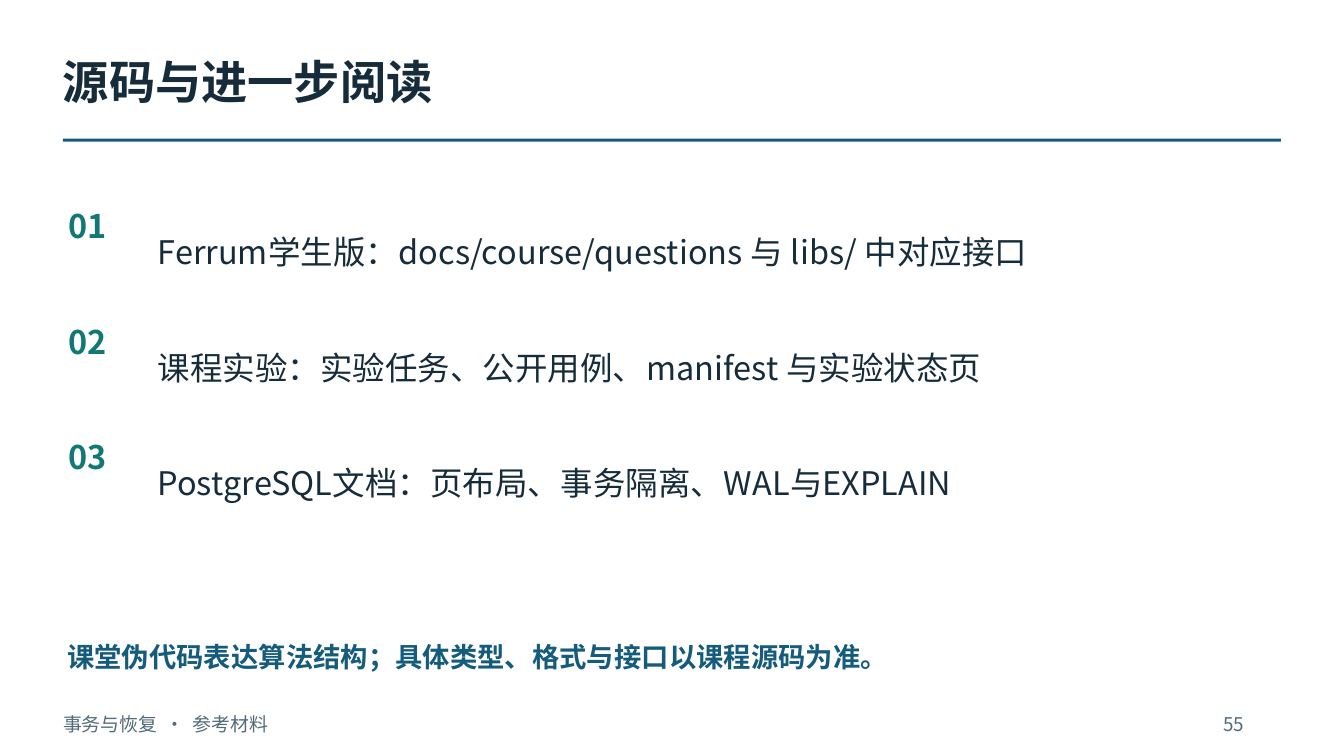
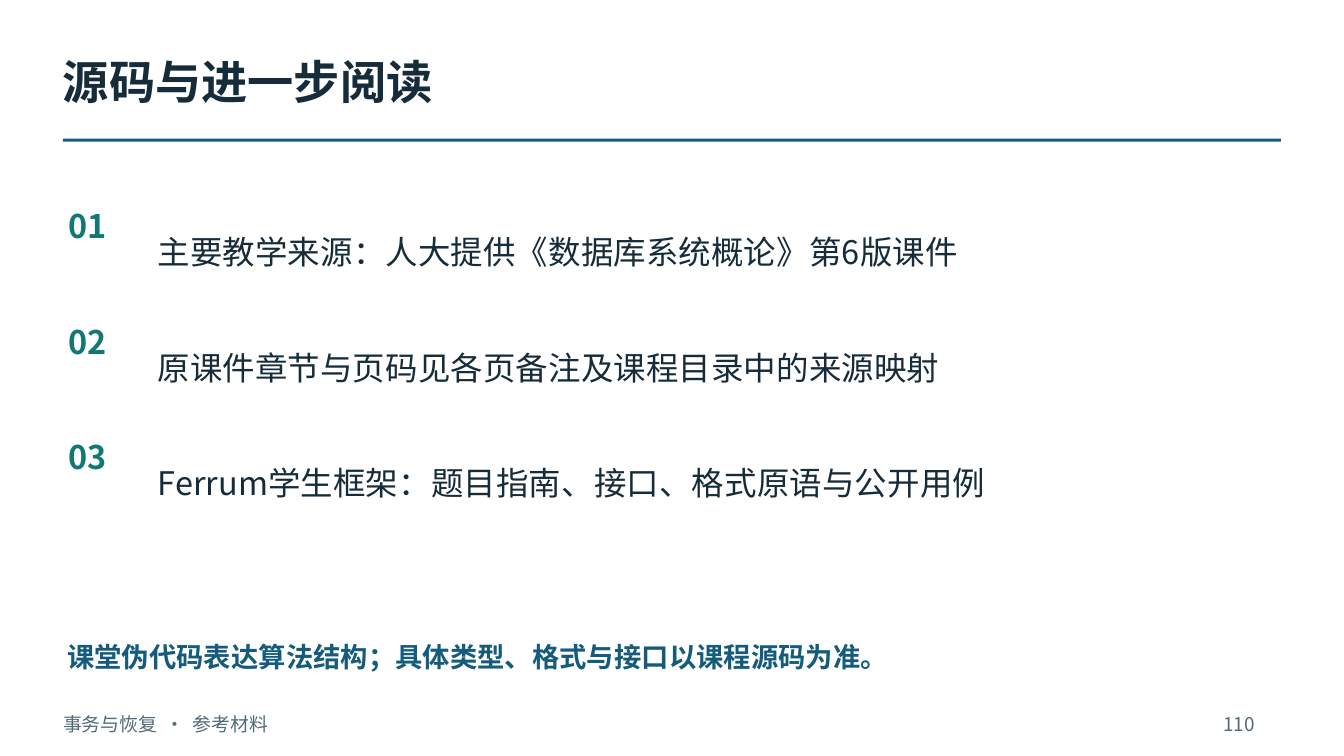
Before and after one commit to intellistream/database-kernel-course-student, a slide deck: slide 110 of 01_课件（第6版）/04_事务与恢复.pptx (slide 55 before the commit). Drawn at 1344x756 pixels with LibreOffice and Linux fonts; fonts in the diff are those of the drawing. Boxes give left, top, right and bottom in pixels: in the first picture for what was removed or moved away, otherwise in the second. Text is boxed around its words. In the diff, an @@ line names an element or a change of style, - is before the commit and + after.

Commit message:
Expand five course modules with textbook mechanisms and worked examples

```diff
--- a/01_课件（第6版）/04_事务与恢复.pptx
+++ b/01_课件（第6版）/04_事务与恢复.pptx
@@ text at bbox=[158, 236, 958, 267]: text changed @@
-Ferrum学生版：docs/course/questions 与 libs/ 中对应接口
+主要教学来源：人大提供《数据库系统概论》第6版课件
@@ text at bbox=[158, 352, 940, 383]: text changed @@
-课程实验：实验任务、公开用例、manifest 与实验状态页
+原课件章节与页码见各页备注及课程目录中的来源映射
@@ text at bbox=[158, 467, 986, 498]: text changed @@
-PostgreSQL文档：页布局、事务隔离、WAL与EXPLAIN
+Ferrum学生框架：题目指南、接口、格式原语与公开用例
@@ text at bbox=[1223, 717, 1254, 731]: text changed @@
-55
+110
```
Also in this commit, not shown: 51 other slides changed, 55 slides added, 9 other files.
